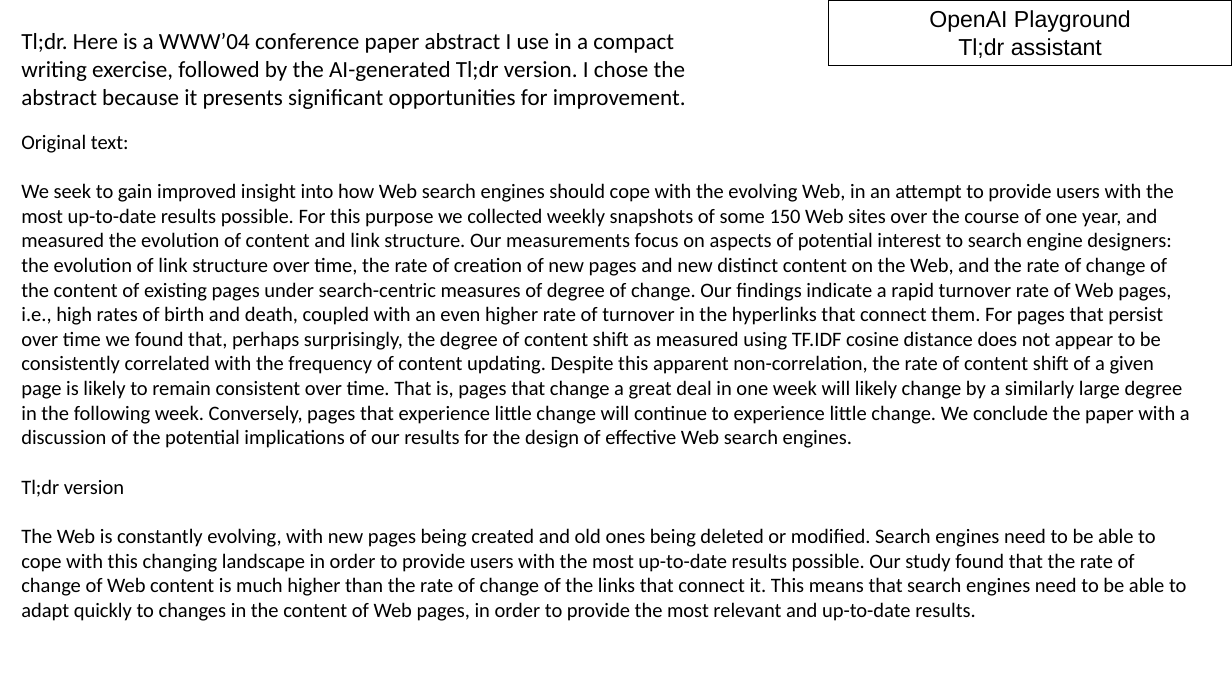
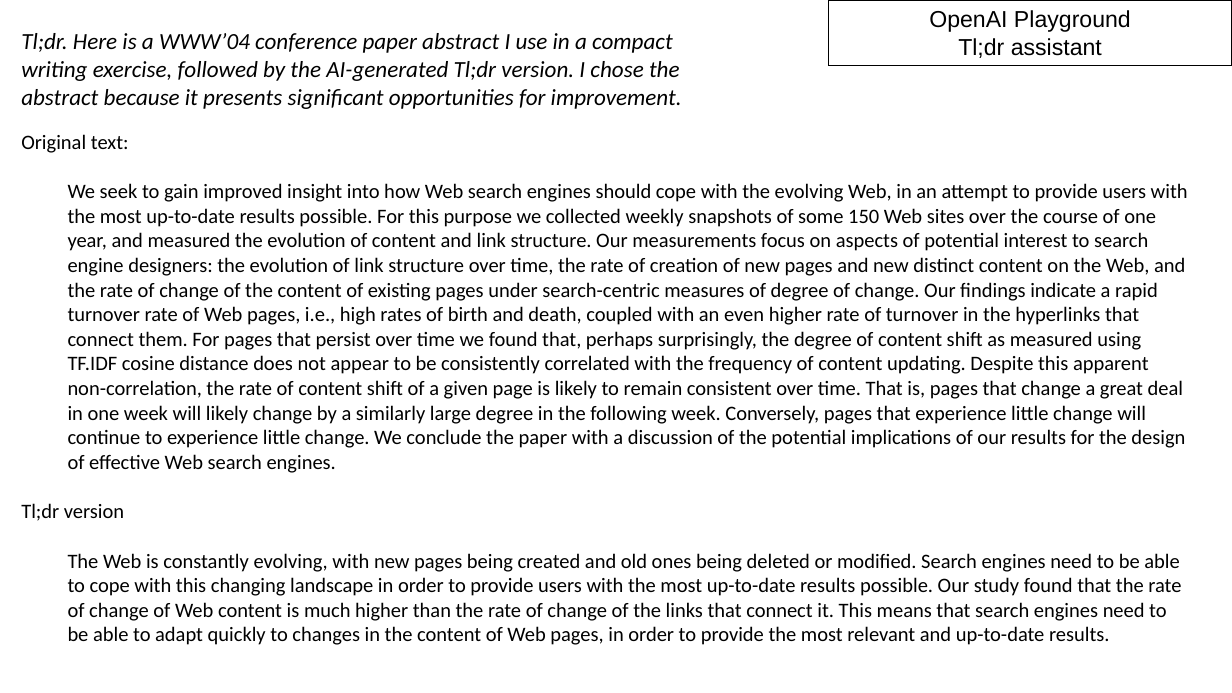
Before and after one commit to maherou/Teaching, a slide deck: slide 18 of files/CS373/GenerativeAITools/GenerativeAITools.pptx (slide 17 before the commit). Drawn at 1232x693 pixels with LibreOffice and Linux fonts; fonts in the diff are those of the drawing. Boxes give left, top, right and bottom in pixels: in the first picture for what was removed or moved away, otherwise in the second. Text is boxed around its words. In the diff, an @@ line names an element or a change of style, - is before the commit and + after.

```diff
--- a/files/CS373/GenerativeAITools/GenerativeAITools.pptx
+++ b/files/CS373/GenerativeAITools/GenerativeAITools.pptx
@@ text "Tl;dr. Here is a WWW’04 ..." at [21, 33, 682, 109]: italic on @@
@@ text at [21, 134, 1188, 645]: text changed @@
-Original text:
-We seek to gain improved insight into how Web search engines should cope with the evolving Web, in an attempt to provide users with the most up-to-date results possible. For this purpose we collected weekly snapshots of some 150 Web sites over the course of one year, and measured the evolution of content and link structure. Our measurements focus on aspects of potential interest to search engine designers: the evolution of link structure over time, the rate of creation of new pages and new distinct content on the Web, and the rate of change of the content of existing pages under search-centric measures of degree of change. Our findings indicate a rapid turnover rate of Web pages, i.e., high rates of birth and death, coupled with an even higher rate of turnover in the hyperlinks that connect them. For pages that persist over time we found that, perhaps surprisingly, the degree of content shift as measured using TF.IDF cosine distance does not appear to be consistently correlated with the frequency of content updating. Despite this apparent non-correlation, the rate of content shift of a given page is likely to remain consistent over time. That is, pages that change a great deal in one week will likely change by a similarly large degree in the following week. Conversely, pages that experience little change will continue to experience little change. We conclude the paper with a discussion of the potential implications of our results for the design of effective Web search engines.
-Tl;dr version
-The Web is constantly evolving, with new pages being created and old ones being deleted or modified. Search engines need to be able to cope with this changing landscape in order to provide users with the most up-to-date results possible. Our study found that the rate of change of Web content is much higher than the rate of change of the links that connect it. This means that search engines need to be able to adapt quickly to changes in the content of Web pages, in order to provide the most relevant and up-to-date results.
+Original text:
+  We seek to gain improved insight into how Web search engines should cope with the evolving Web, in an attempt to provide users with the most up-to-date results possible. For this purpose we collected weekly snapshots of some 150 Web sites over the course of one year, and measured the evolution of content and link structure. Our measurements focus on aspects of potential interest to search engine designers: the evolution of link structure over time, the rate of creation of new pages and new distinct content on the Web, and the rate of change of the content of existing pages under search-centric measures of degree of change. Our findings indicate a rapid turnover rate of Web pages, i.e., high rates of birth and death, coupled with an even higher rate of turnover in the hyperlinks that connect them. For pages that persist over time we found that, perhaps surprisingly, the degree of content shift as measured using TF.IDF cosine distance does not appear to be consistently correlated with the frequency of content updating. Despite this apparent non-correlation, the rate of content shift of a given page is likely to remain consistent over time. That is, pages that change a great deal in one week will likely change by a similarly large degree in the following week. Conversely, pages that experience little change will continue to experience little change. We conclude the paper with a discussion of the potential implications of our results for the design of effective Web search engines.
+Tl;dr version
+  The Web is constantly evolving, with new pages being created and old ones being deleted or modified. Search engines need to be able to cope with this changing landscape in order to provide users with the most up-to-date results possible. Our study found that the rate of change of Web content is much higher than the rate of change of the links that connect it. This means that search engines need to be able to adapt quickly to changes in the content of Web pages, in order to provide the most relevant and up-to-date results.
```
Also in this commit, not shown: 7 other slides changed, 2 slides added, 1 slide removed.
